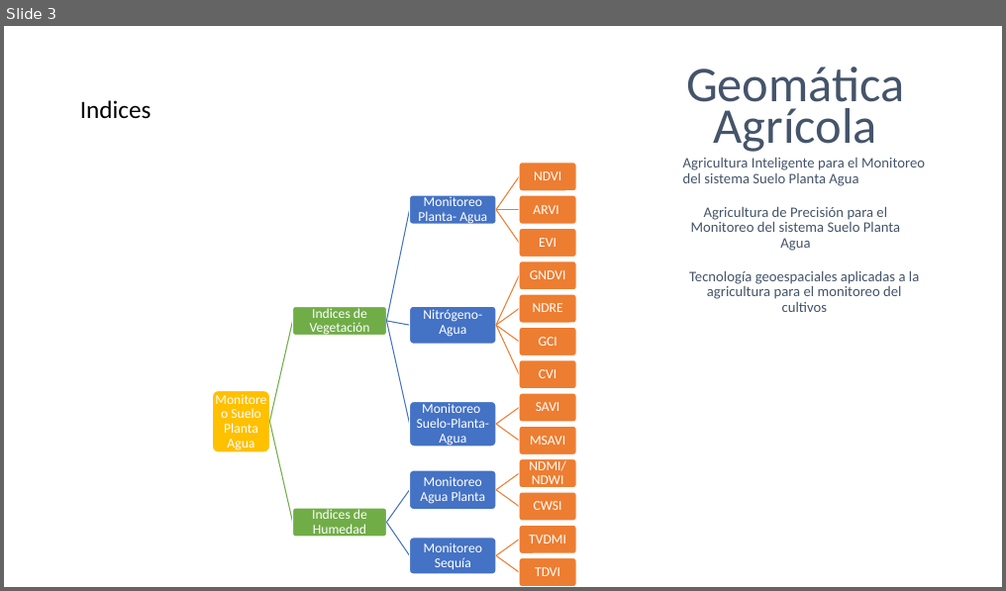
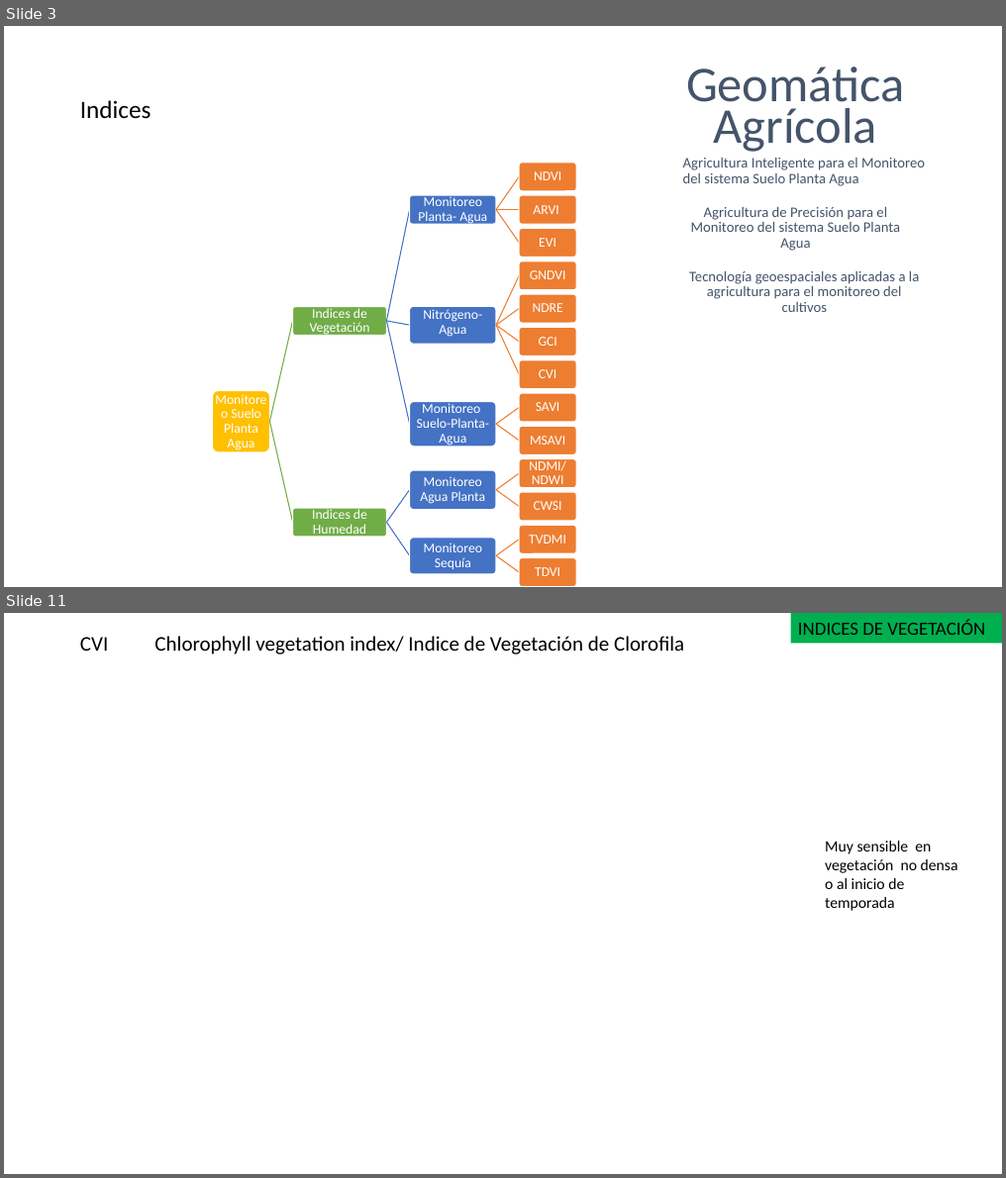
Before and after one commit to Sud-Austral/DATA-AGRO, a slide deck: Diseño/Chile/Geomática Agrícola_app.pptx. Shown one above the other, each under a label of ours: slide 3 before the commit, slides 3 and 11 after it; the slides between them are not shown. The pictures are 1006x591 and 1006x1178 pixels, drawn with LibreOffice and Linux fonts; fonts in the diff are those of the drawing; grey boxes stand for pictures. Boxes give left, top, right and bottom in pixels: in the first picture for what was removed or moved away, otherwise in the second. Text is boxed around its words. In the diff, an @@ line names an element or a change of style, - is before the commit and + after.

```diff
--- a/Diseño/Chile/Geomática Agrícola_app.pptx
+++ b/Diseño/Chile/Geomática Agrícola_app.pptx
@@ slide 11 added at (x1=4, y1=613, x2=1002, y2=1174), background #FFFFFF @@
@@ title added at (x1=80, y1=636, x2=684, y2=655), 20 pt, text #000000 @@
+CVI Chlorophyll vegetation index/ Indice de Vegetación de Clorofila
@@ rectangle added at (x1=791, y1=613, x2=1002, y2=643), fill #00B050, 18 pt, text #000000 @@
+INDICES DE VEGETACIÓN
@@ text added at (x1=825, y1=841, x2=958, y2=911), 15 pt, text #000000 @@
+Muy sensible en vegetación no densa o al inicio de temporada
```
Also in this commit, not shown: 4 slides changed, 11 other slides added, 2 slides removed, 5 other files.
